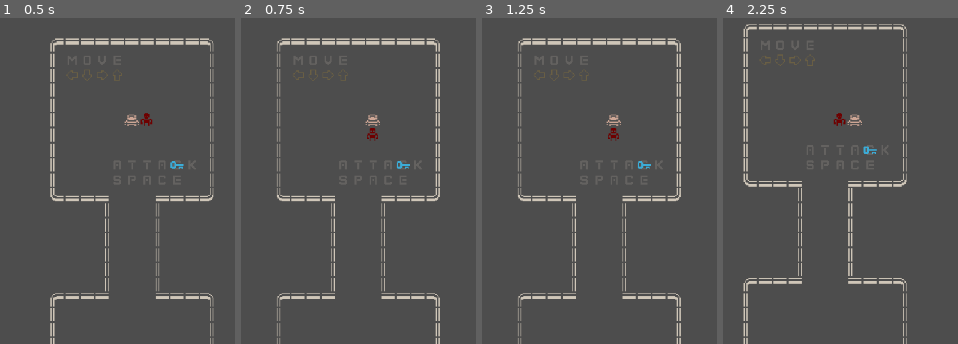
Above: before the commit, frames 1-4 (left to right).
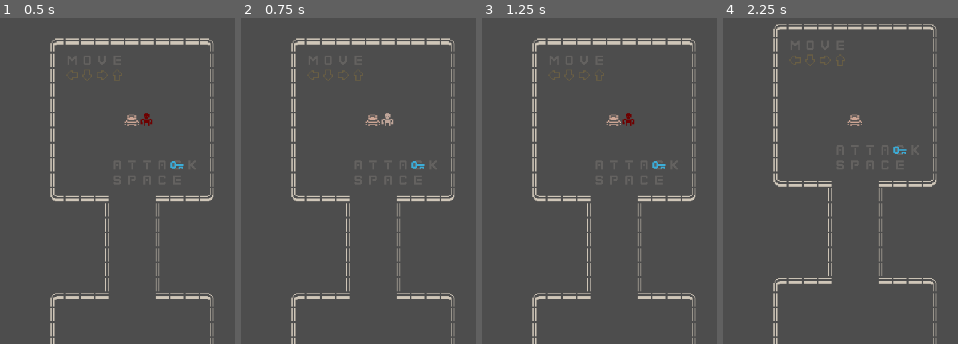
Above: after the commit, the same moments.

Repository: josanescod/tfg-roguelike
Game: Godot game, scene res://Scenes/world.tscn
Same seed, same stepped clock (60 frames per second), same inputs: the game is played once before the commit and once after it.
Inputs:
- Up to frame 1 (0.5 s): no input
- Up to frame 2 (0.75 s): tap Enter at 0.5 s; hold Right (move_right) from 0.53 s (still down); tap Space (attack) at 0.6 s
- Up to frame 3 (1.25 s): keep holding Right (move_right)
- Up to frame 4 (2.25 s): tap Space (attack) at 1.25, 1.35, 2.1 s; release Right (move_right) at 1.28 s; hold Down (move_down) 1.28-2.03 s; tap Enter at 2 s; hold Right (move_right) from 2.03 s (still down)

Frame 1 is identical in both runs. In frame 2, 5.3% of the frame differs, in the area x 15-92%, y 6-100%; in frame 3, 5.3%; in frame 4, 6.3%, in the area x 8-92%, y 1-100%.

Commit message:
Fixed collision issue between Player and Enemy and crash when enemy dies

Diff:
--- a/Scenes/world.tscn
+++ b/Scenes/world.tscn
@@ -118,7 +118,7 @@
 "": SubResource("AnimationLibrary_yklgy")
 }
 
-[node name="Enemy" type="CharacterBody2D" parent="." groups=["Enemy"]]
+[node name="Enemy" type="CharacterBody2D" parent="." groups=["Enemy", "Wall"]]
 position = Vector2(316, 80)
 script = ExtResource("4_qa1ox")
 
--- a/Scripts/enemy.gd
+++ b/Scripts/enemy.gd
@@ -43,12 +43,13 @@
 
 	return Vector2.ZERO
 
-
 func take_damage(damage_taken : int) -> void:
 	health -= damage_taken
 	$AnimationPlayer.play("Hit")
 	print('Enemy health: ', health)
 	if health <= 0:
+		# Inform the player to remove this enemy from the list
+		player.remove_enemy(self)
 		queue_free()
 
 	if randf() > attack_chance:
--- a/Scripts/enemy_manager.gd
+++ b/Scripts/enemy_manager.gd
@@ -14,6 +14,8 @@
 	enemies = get_tree().get_nodes_in_group("Enemy")
 
 func on_player_moved() -> void:
+	# To filter out any null or freed enemies
+	enemies = enemies.filter(func (enemy): return enemy != null )
 	for enemy in enemies:
 		if enemy:
 			enemy.move()
--- a/Scripts/global_settings.gd
+++ b/Scripts/global_settings.gd
@@ -5,4 +5,4 @@
 var coins: int = 0
 var level : int = 1
 
-#var seed: int = 92833 # number random to use?
+#var seed: int = 92833
--- a/Scripts/player.gd
+++ b/Scripts/player.gd
@@ -8,6 +8,8 @@
 
 # to save last movement up by default
 var last_direction : Vector2 = Vector2.UP
+
+var enemies = []
 
 # Main function to be executed in each physics frame
 func _physics_process(_delta):
@@ -31,7 +33,7 @@
 
 	if move_direction != Vector2.ZERO:
 		last_direction = move_direction
-		print("last direction:", last_direction)
+		# print("last direction:", last_direction)
 
 	# space bar and last direction
 	if Input.is_action_just_pressed("attack"):
@@ -80,3 +82,7 @@
 	$AnimationPlayer.play("Hit")
 	if Global.health <= 0:
 		get_tree().reload_current_scene()
+
+# Function to remove the enemy from the list
+func remove_enemy(enemy):
+	enemies.erase(enemy)
